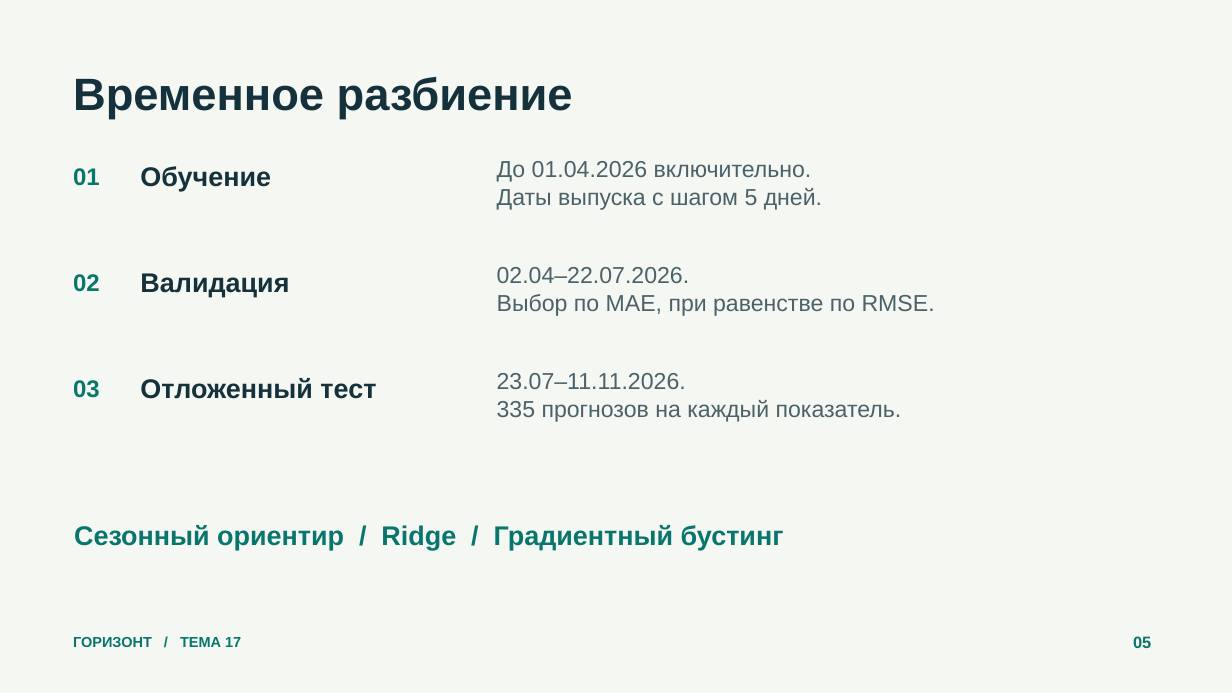
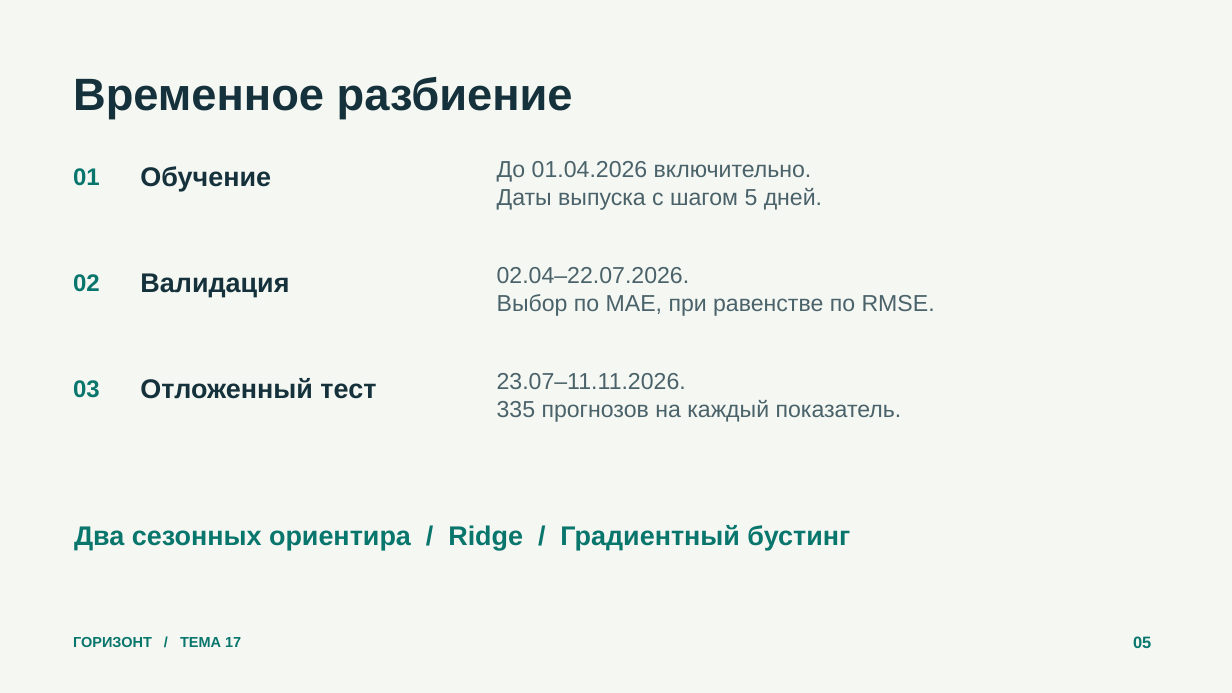
Before and after one commit to ReliqU/HotelForecast, a slide deck: slide 5 of deliverables/Презентация.pptx. Drawn at 1232x693 pixels with LibreOffice and Linux fonts; fonts in the diff are those of the drawing. Boxes give left, top, right and bottom in pixels: in the first picture for what was removed or moved away, otherwise in the second. Text is boxed around its words. In the diff, an @@ line names an element or a change of style, - is before the commit and + after.

```diff
--- a/deliverables/Презентация.pptx
+++ b/deliverables/Презентация.pptx
@@ text at (74,525,850,551): text changed @@
-Сезонный ориентир / Ridge / Градиентный бустинг
+Два сезонных ориентира / Ridge / Градиентный бустинг
```
Also in this commit, not shown: 3 other slides changed, 3 slides added, 2 slides removed, 21 other files.
